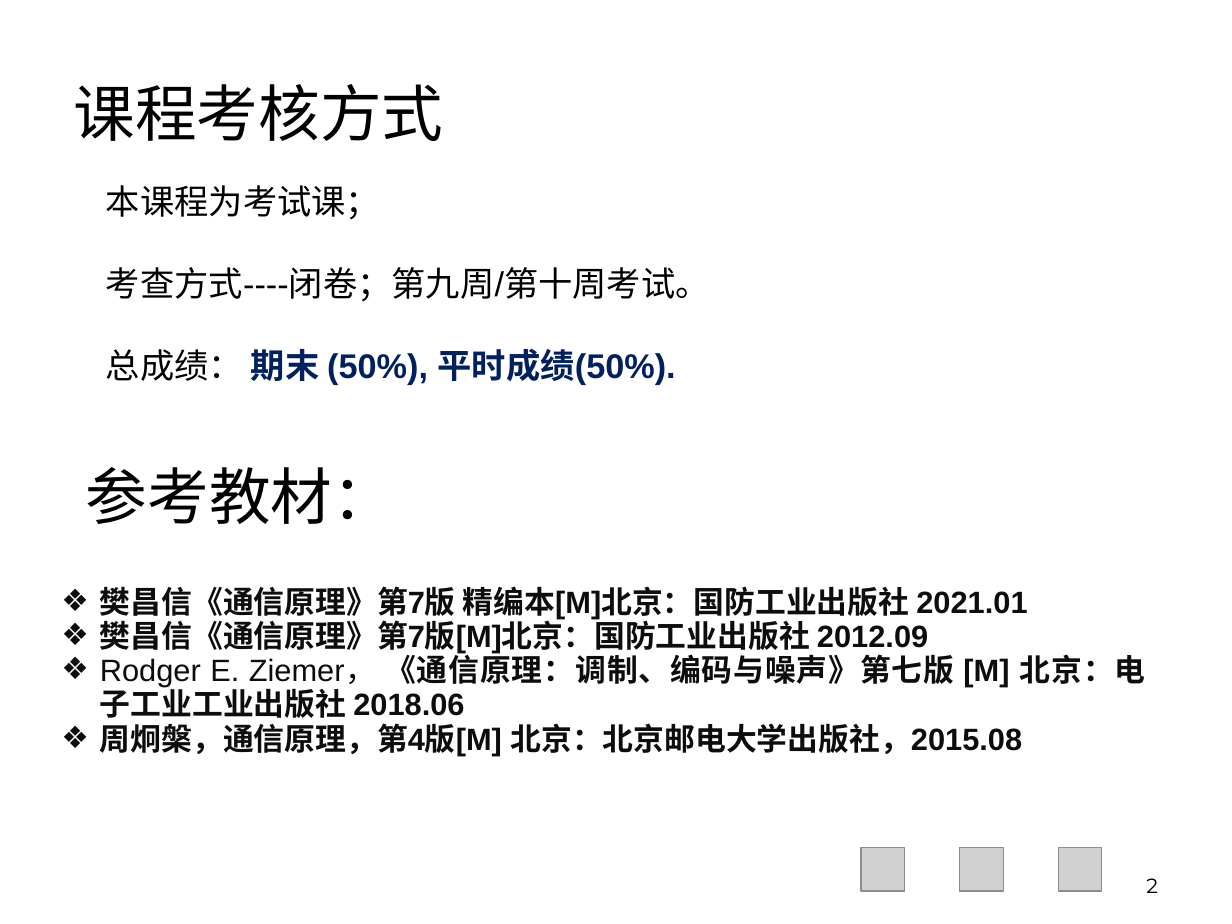
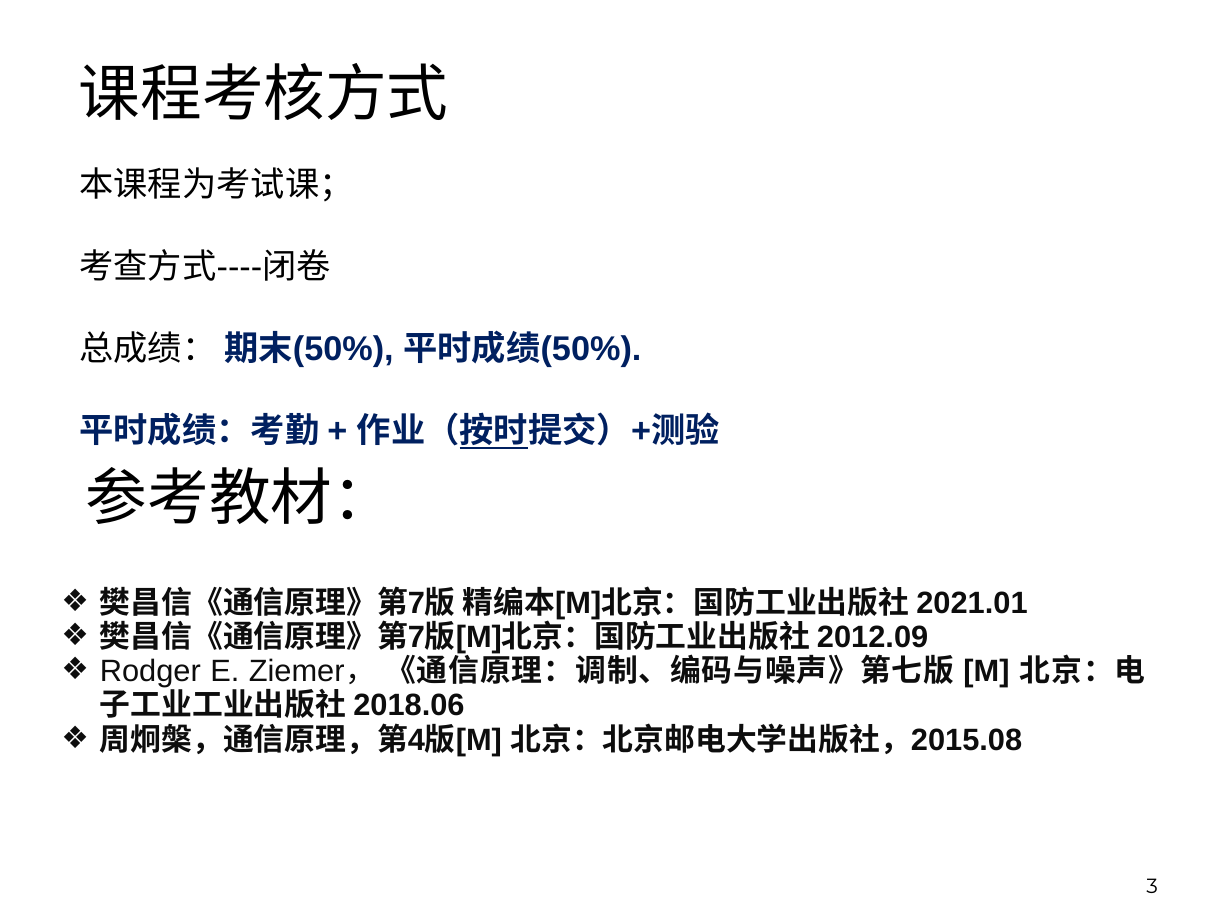
Before and after one commit to Happyday159/course-materials, a slide deck: slide 3 of files/lecture1a.pptx (slide 2 before the commit). Drawn at 1232x924 pixels with LibreOffice and Linux fonts; fonts in the diff are those of the drawing; grey boxes stand for pictures; background and template pictures are left out. Boxes give left, top, right and bottom in pixels: in the first picture for what was removed or moved away, otherwise in the second. Text is boxed around its words. In the diff, an @@ line names an element or a change of style, - is before the commit and + after.

```diff
--- a/files/lecture1a.pptx
+++ b/files/lecture1a.pptx
@@ title "课程考核方式": place and size @@
-title "课程考核方式" at <box>74,84,444,141</box>
+title "课程考核方式" at <box>79,63,449,120</box>
@@ text "本课程为考试课；": place and size @@
-text "本课程为考试课；" at <box>106,185,710,385</box>
+text "本课程为考试课；" at <box>79,167,720,449</box>
@@ text at <box>79,249,720,449</box>: text changed; text colour #000000 to #002060; bold on @@
-考查方式----闭卷；第九周/第十周考试。
-总成绩： 期末 (50%), 平时成绩(50%).
+考查方式----闭卷
+总成绩： 期末(50%), 平时成绩(50%).
+平时成绩：考勤 + 作业（按时提交）+测验
@@ picture removed at <box>861,848,904,891</box> @@
@@ picture removed at <box>960,848,1003,891</box> @@
@@ picture removed at <box>1058,848,1101,891</box> @@
@@ page number at <box>1146,878,1158,893</box>: text changed @@
-2
+3
```
Also in this commit, not shown: 11 other slides changed, 7 slides added, 15 slides removed, 2 other files.
